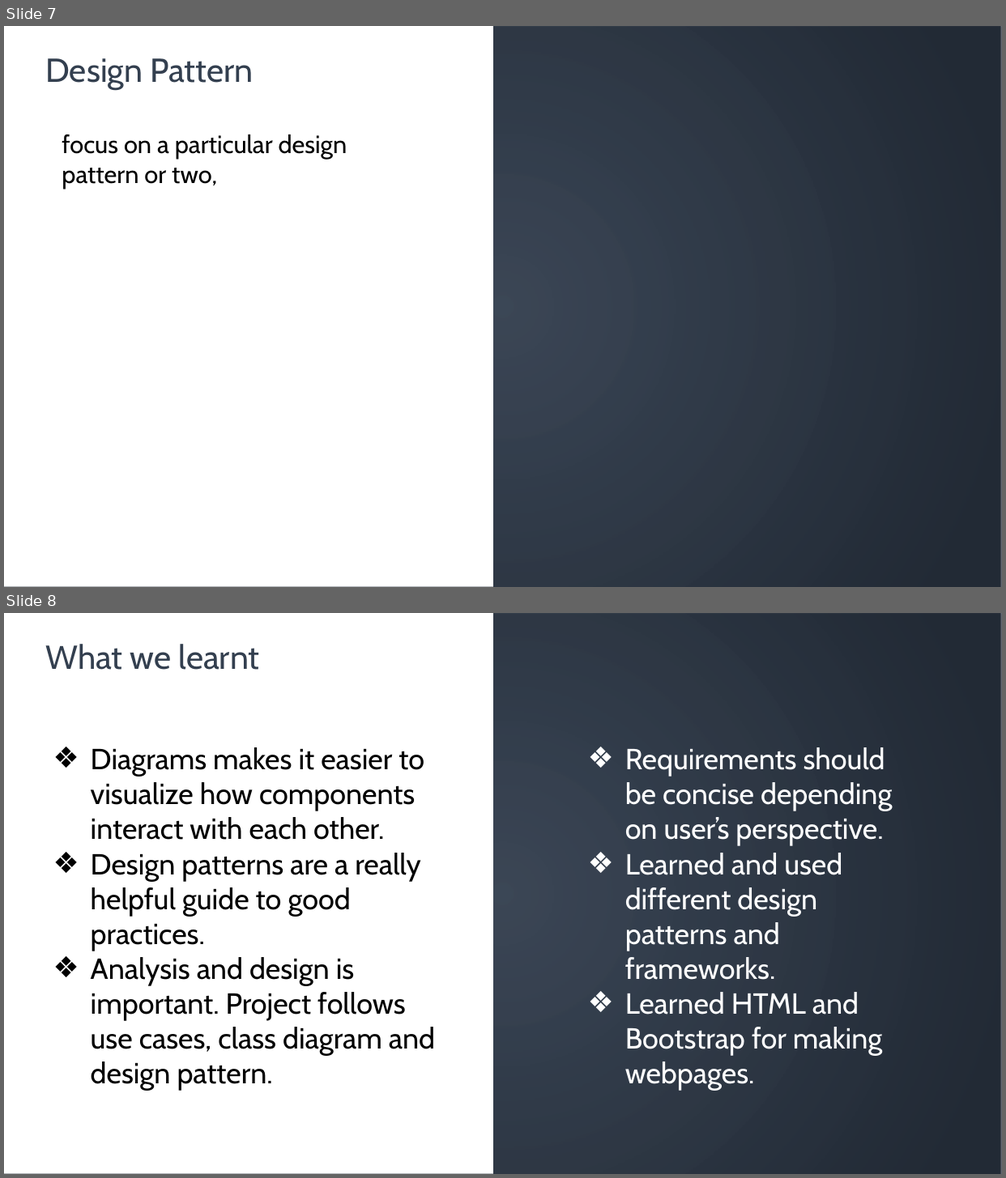
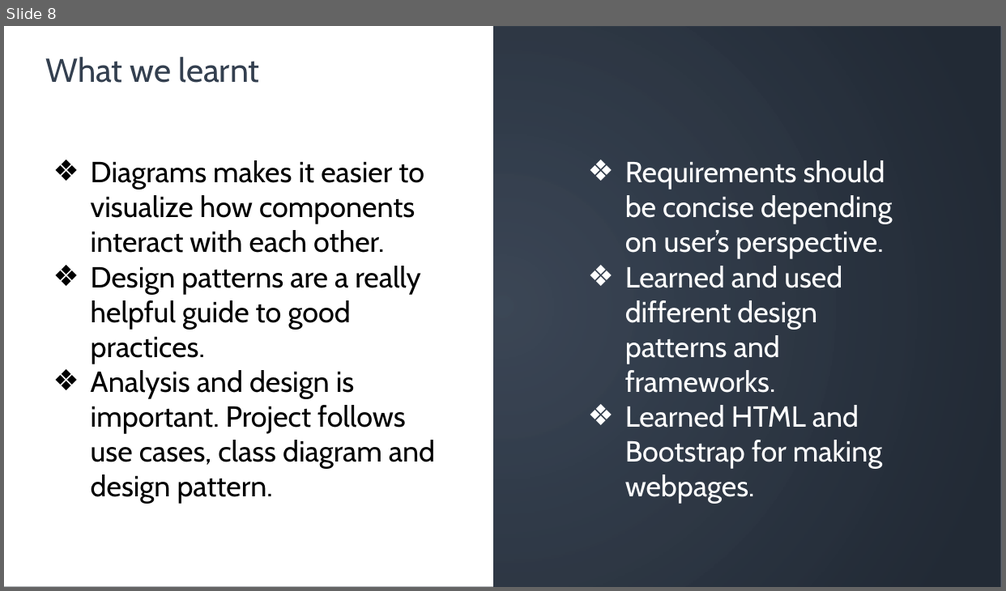
Before and after one commit to EventBuff/EventCreateAndShare, a slide deck: EventShare_Part3.pptx. Shown one above the other, each under a label of ours: slides 7 and 8 before the commit, slide 8 after it. The pictures are 1006x1178 and 1006x591 pixels, drawn with LibreOffice and Linux fonts; fonts in the diff are those of the drawing; background and template pictures are left out. Boxes give left, top, right and bottom in pixels: in the first picture for what was removed or moved away, otherwise in the second. Text is boxed around its words. In the diff, an @@ line names an element or a change of style, - is before the commit and + after.

```diff
--- a/EventShare_Part3.pptx
+++ b/EventShare_Part3.pptx
@@ slide 7 removed at (4,26,1002,587), background picture (left out); not listed: 2 template elements that a slide beside it also shows @@
@@ text removed at (45,58,253,89) @@
-Design Pattern
@@ text removed at (62,135,347,189) @@
-focus on a particular design pattern or two,
```
Also in this commit, not shown: 2 slides changed, 2 slides added, 1 other slide removed, 2 other files.
